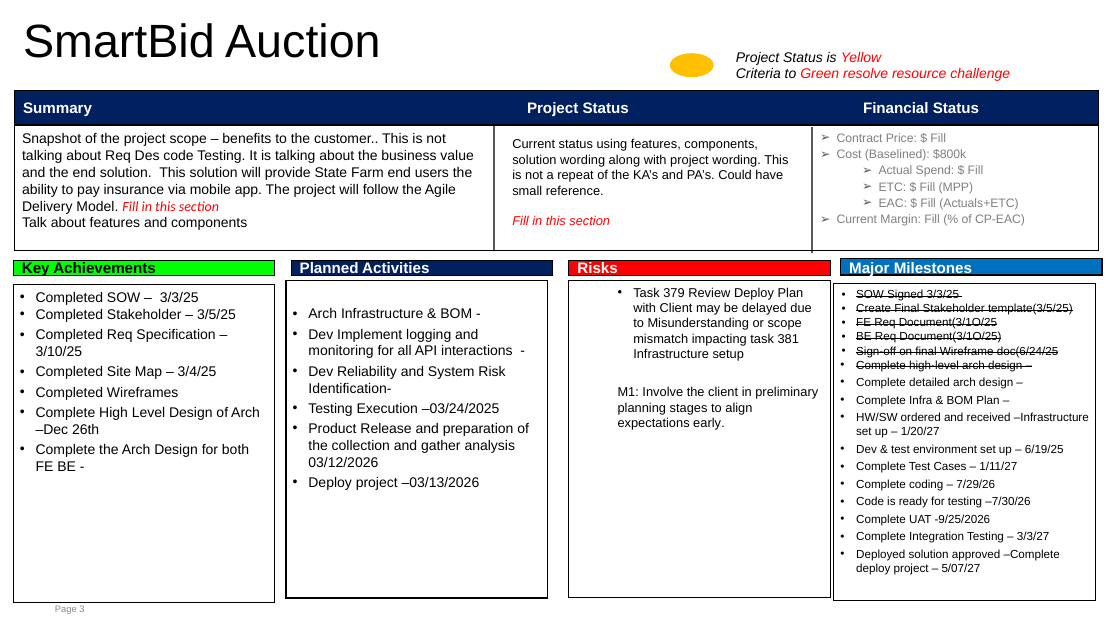
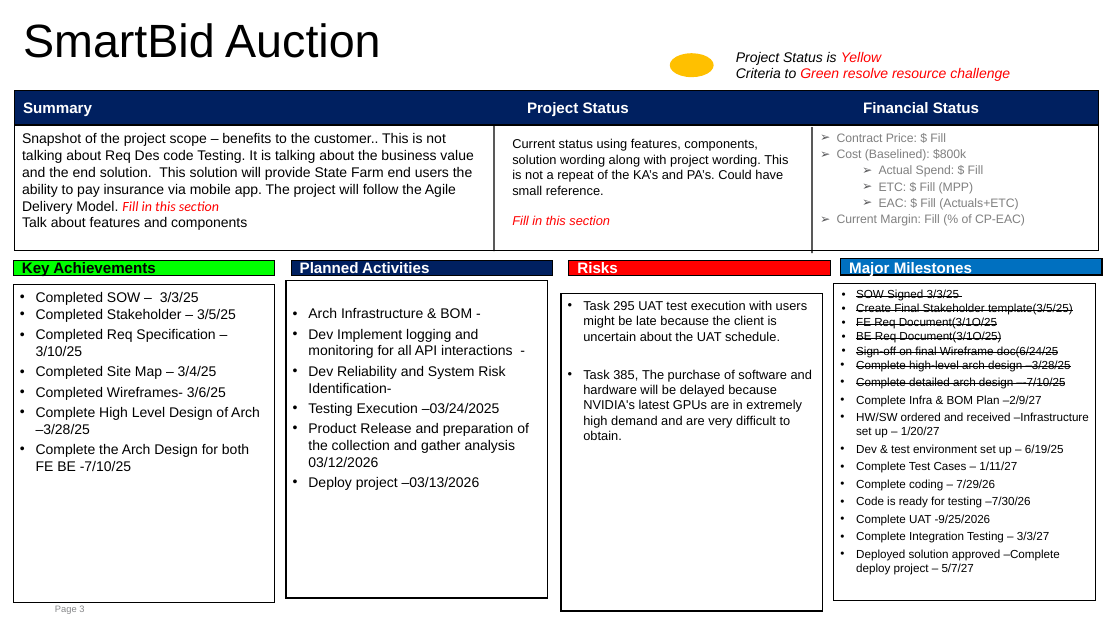
Before and after one commit to dkl520/cs7315_project, a slide deck: slide 3 of 3/group2 - proj3 (1).pptx. Drawn at 1120x630 pixels with LibreOffice and Linux fonts; fonts in the diff are those of the drawing. Boxes give left, top, right and bottom in pixels: in the first picture for what was removed or moved away, otherwise in the second. Text is boxed around its words. In the diff, an @@ line names an element or a change of style, - is before the commit and + after.

Commit message:
ppt finished

```diff
--- a/3/group2 - proj3 (1).pptx
+++ b/3/group2 - proj3 (1).pptx
@@ rectangle "Task 295 UAT test execution ...": place and size @@
-rectangle "Task 295 UAT test execution ..." at (569,281,830,598)
+rectangle "Task 295 UAT test execution ..." at (561,293,823,611)
@@ text in rectangle at (583,300,812,440): text changed @@
-  • Task 379 Review Deploy Plan with Client may be delayed due to Misunderstanding or scope mismatch impacting task 381 Infrastructure setup
-  M1: Involve the client in preliminary planning stages to align expectations early.
+• Task 295 UAT test execution with users might be late because the client is uncertain about the UAT schedule.
+• Task 385, The purchase of software and hardware will be delayed because NVIDIA's latest GPUs are in extremely high demand and are very difficult to obtain.
@@ text in rectangle at (36,387,260,471): text changed @@
-• Completed Wireframes
-• Complete High Level Design of Arch –Dec 26th
-• Complete the Arch Design for both FE BE -
+• Completed Wireframes- 3/6/25
+• Complete High Level Design of Arch –3/28/25
+• Complete the Arch Design for both FE BE -7/10/25
@@ text in rectangle at (856,360,1071,407): text changed @@
-• Complete high-level arch design –
-• Complete detailed arch design –
-• Complete Infra & BOM Plan –
+• Complete high-level arch design –3/28/25
+• Complete detailed arch design –-7/10/25
+• Complete Infra & BOM Plan –2/9/27
@@ text in rectangle at (856,549,1060,575): text changed @@
-• Deployed solution approved –Complete deploy project – 5/07/27
+• Deployed solution approved –Complete deploy project – 5/7/27
```
Also in this commit, not shown: 1 other slide changed.
